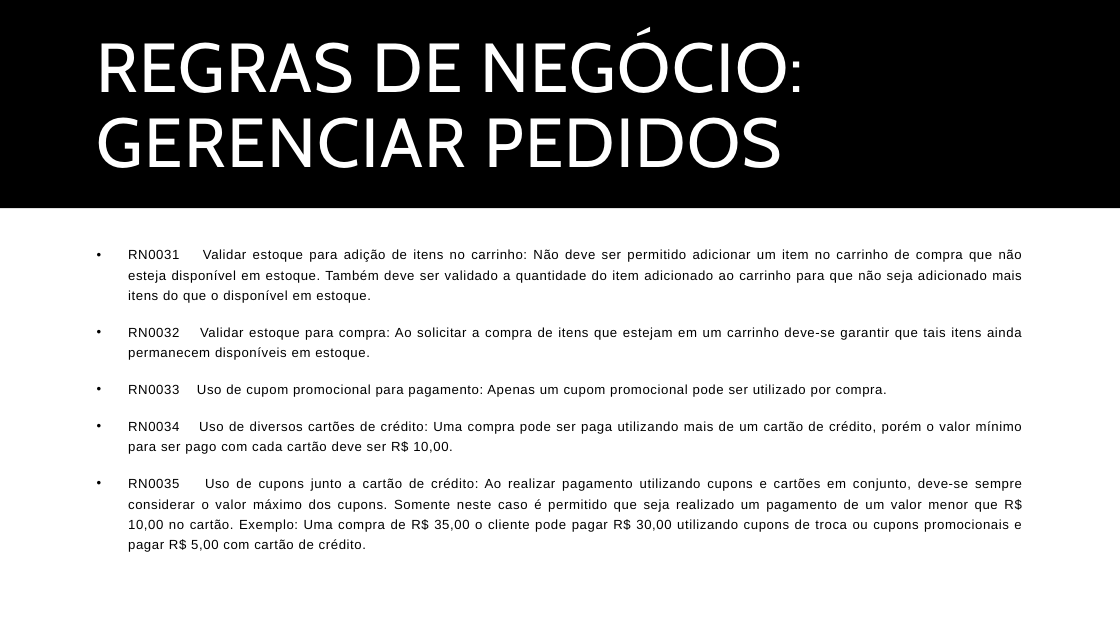
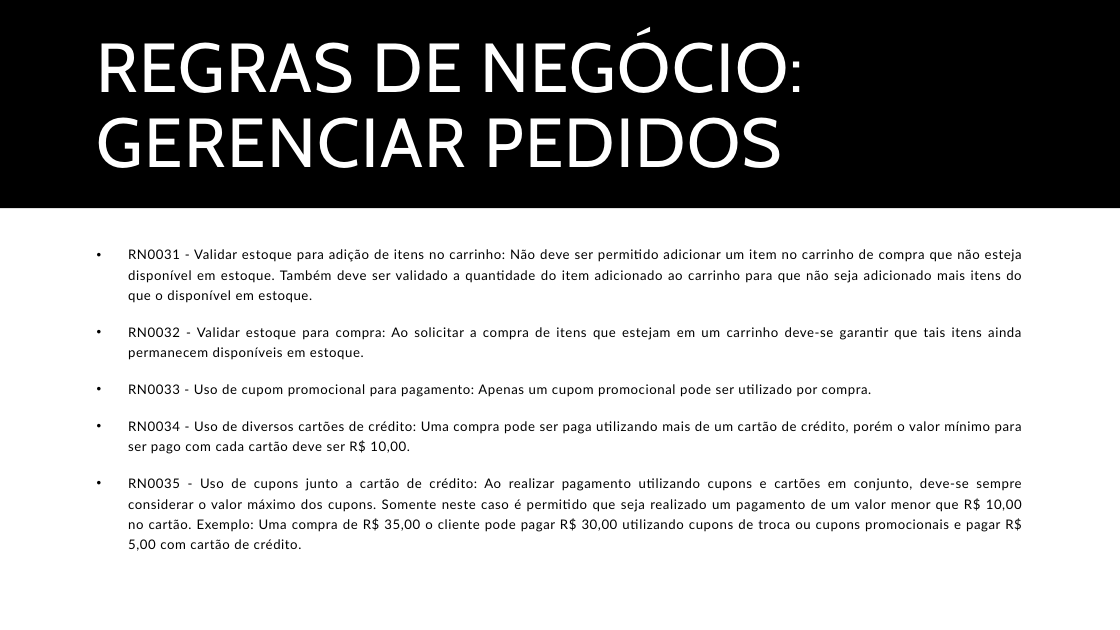
Before and after one commit to BrenoXDMoon/ProjetoLes, a slide deck: slide 19 of Documentos/Trabalho de Lab.pptx. Drawn at 1120x630 pixels with LibreOffice and Linux fonts; fonts in the diff are those of the drawing. Boxes give left, top, right and bottom in pixels: in the first picture for what was removed or moved away, otherwise in the second. Text is boxed around its words. In the diff, an @@ line names an element or a change of style, - is before the commit and + after.

```diff
--- a/Documentos/Trabalho de Lab.pptx
+++ b/Documentos/Trabalho de Lab.pptx
@@ text at (128, 249, 1022, 551): text changed; font Arial to Lato @@
-• RN0031 Validar estoque para adição de itens no carrinho: Não deve ser permitido adicionar um item no carrinho de compra que não esteja disponível em estoque. Também deve ser validado a quantidade do item adicionado ao carrinho para que não seja adicionado mais itens do que o disponível em estoque.
-• RN0032 Validar estoque para compra: Ao solicitar a compra de itens que estejam em um carrinho deve-se garantir que tais itens ainda permanecem disponíveis em estoque.
-• RN0033 Uso de cupom promocional para pagamento: Apenas um cupom promocional pode ser utilizado por compra.
-• RN0034 Uso de diversos cartões de crédito: Uma compra pode ser paga utilizando mais de um cartão de crédito, porém o valor mínimo para ser pago com cada cartão deve ser R$ 10,00.
-• RN0035 Uso de cupons junto a cartão de crédito: Ao realizar pagamento utilizando cupons e cartões em conjunto, deve-se sempre considerar o valor máximo dos cupons. Somente neste caso é permitido que seja realizado um pagamento de um valor menor que R$ 10,00 no cartão. Exemplo: Uma compra de R$ 35,00 o cliente pode pagar R$ 30,00 utilizando cupons de troca ou cupons promocionais e pagar R$ 5,00 com cartão de crédito.
+• RN0031 - Validar estoque para adição de itens no carrinho: Não deve ser permitido adicionar um item no carrinho de compra que não esteja disponível em estoque. Também deve ser validado a quantidade do item adicionado ao carrinho para que não seja adicionado mais itens do que o disponível em estoque.
+• RN0032 - Validar estoque para compra: Ao solicitar a compra de itens que estejam em um carrinho deve-se garantir que tais itens ainda permanecem disponíveis em estoque.
+• RN0033 - Uso de cupom promocional para pagamento: Apenas um cupom promocional pode ser utilizado por compra.
+• RN0034 - Uso de diversos cartões de crédito: Uma compra pode ser paga utilizando mais de um cartão de crédito, porém o valor mínimo para ser pago com cada cartão deve ser R$ 10,00.
+• RN0035 - Uso de cupons junto a cartão de crédito: Ao realizar pagamento utilizando cupons e cartões em conjunto, deve-se sempre considerar o valor máximo dos cupons. Somente neste caso é permitido que seja realizado um pagamento de um valor menor que R$ 10,00 no cartão. Exemplo: Uma compra de R$ 35,00 o cliente pode pagar R$ 30,00 utilizando cupons de troca ou cupons promocionais e pagar R$ 5,00 com cartão de crédito.
```
Also in this commit, not shown: 12 other slides changed, 7 slides added, 1 slide removed, 23 other files.
